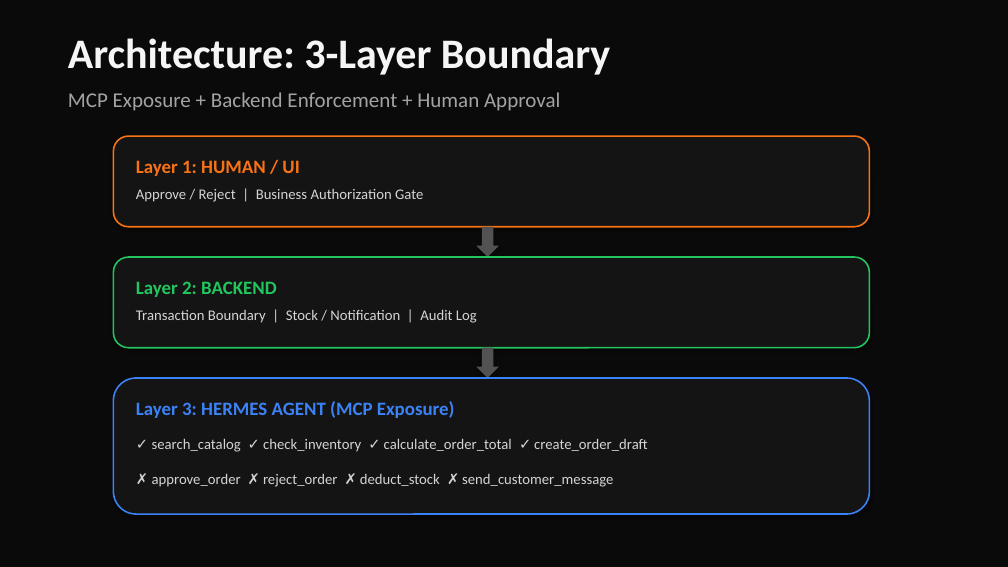
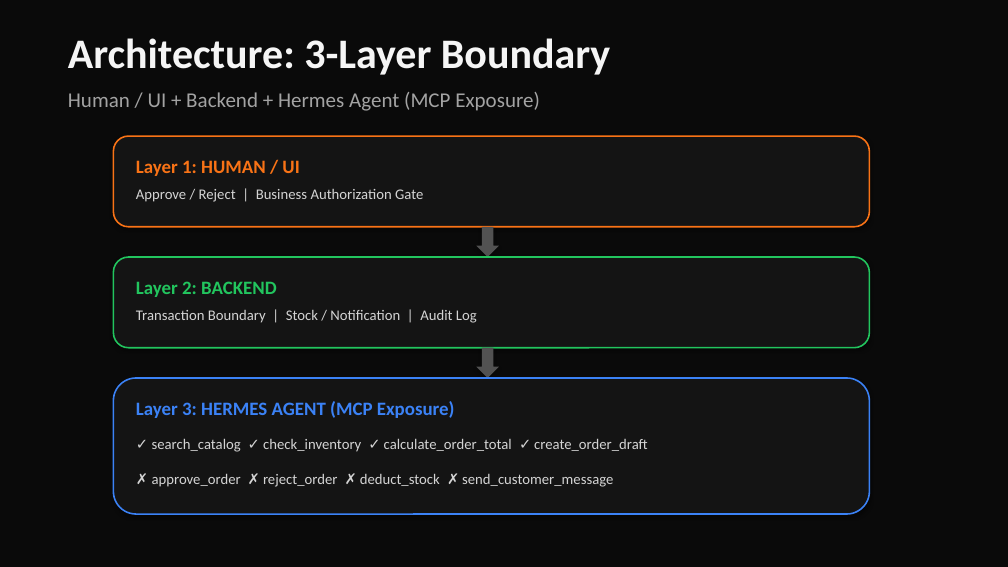
Before and after one commit to 0xshalah/TuntasUMKM, a slide deck: slide 3 of video-demo/TuntasUMKM-HackFest2026-v7.pptx. Drawn at 1008x567 pixels with LibreOffice and Linux fonts; fonts in the diff are those of the drawing. Boxes give left, top, right and bottom in pixels: in the first picture for what was removed or moved away, otherwise in the second. Text is boxed around its words. In the diff, an @@ line names an element or a change of style, - is before the commit and + after.

```diff
--- a/video-demo/TuntasUMKM-HackFest2026-v7.pptx
+++ b/video-demo/TuntasUMKM-HackFest2026-v7.pptx
@@ text at [68, 92, 540, 111]: text changed @@
-MCP Exposure + Backend Enforcement + Human Approval
+Human / UI + Backend + Hermes Agent (MCP Exposure)
```
Also in this commit, not shown: 2 other files.
